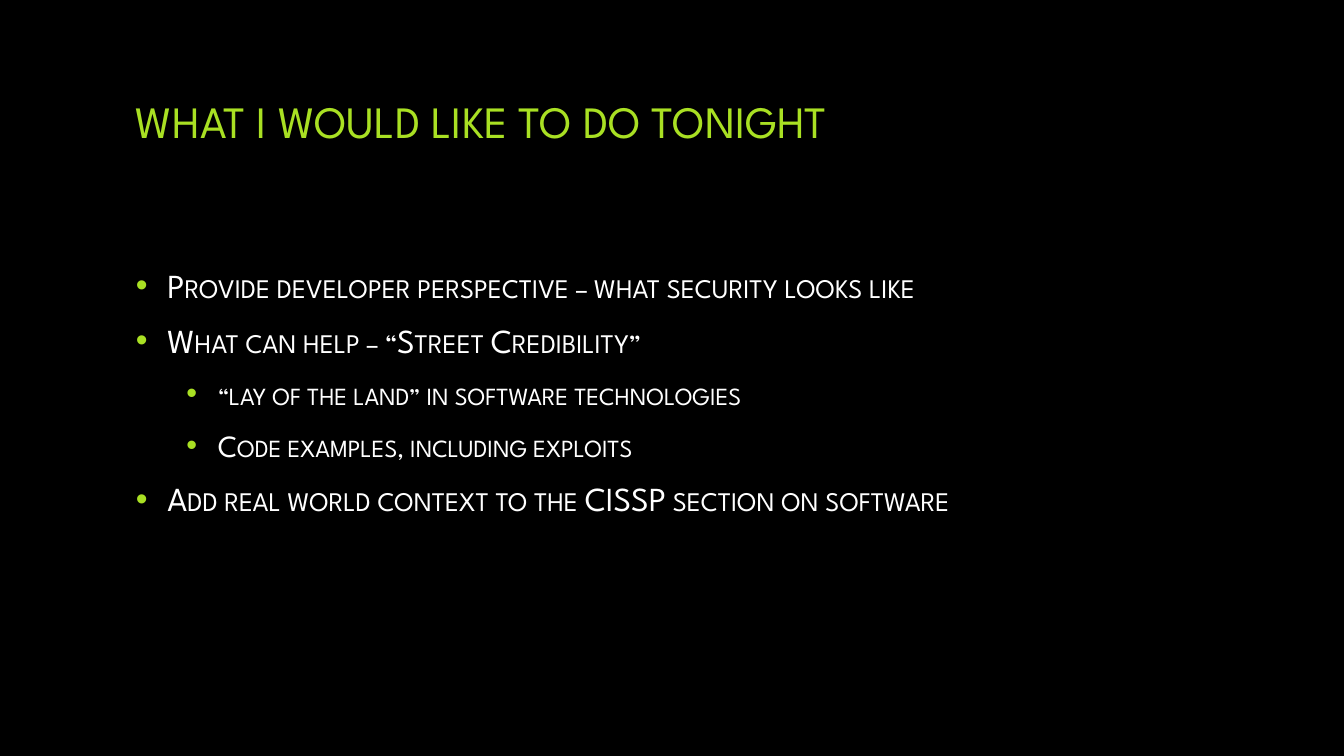
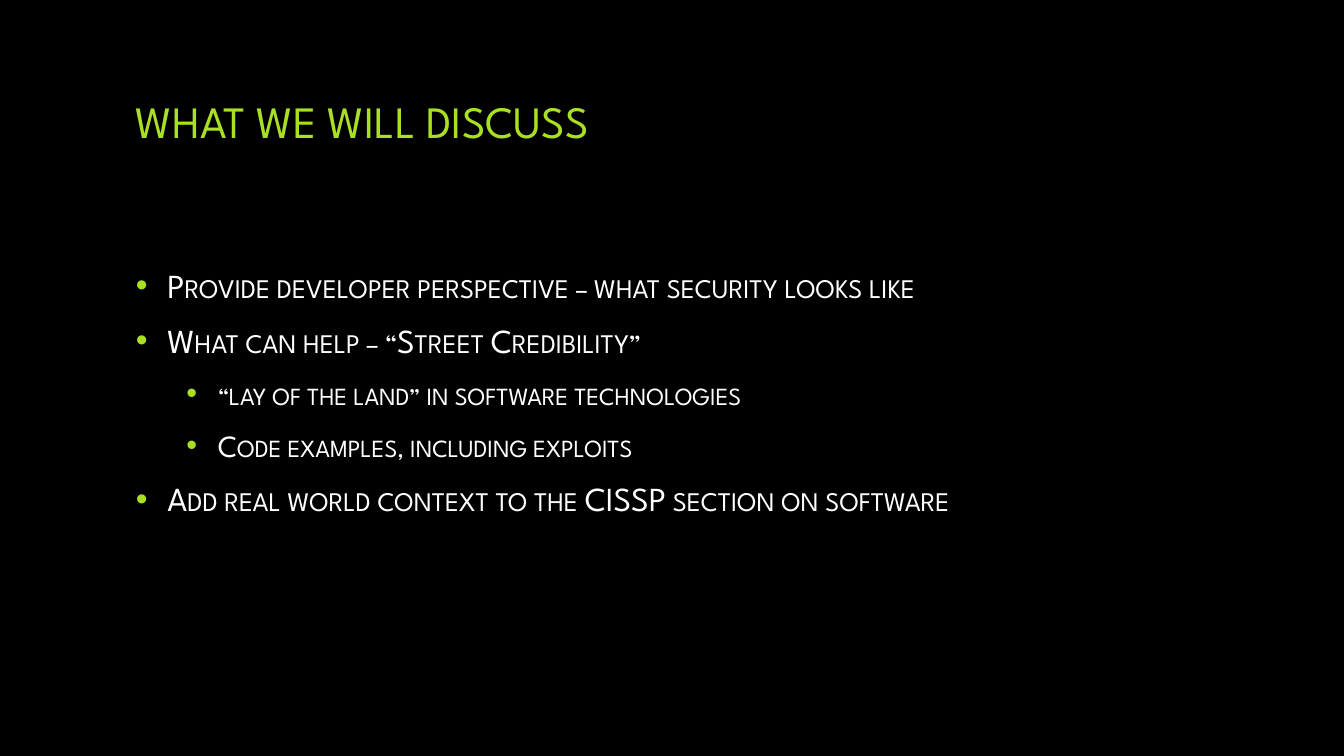
Before and after one commit to jjdm/cissp-software, a slide deck: slide 2 of docs/Software Development - CISSP.pptx. Drawn at 1344x756 pixels with LibreOffice and Linux fonts; fonts in the diff are those of the drawing; background and template pictures are left out. Boxes give left, top, right and bottom in pixels: in the first picture for what was removed or moved away, otherwise in the second. Text is boxed around its words. In the diff, an @@ line names an element or a change of style, - is before the commit and + after.

Commit message:
Presentation update

```diff
--- a/docs/Software Development - CISSP.pptx
+++ b/docs/Software Development - CISSP.pptx
@@ title at [136, 108, 588, 139]: text changed @@
-WHAT I WOULD LIKE TO DO TONIGHT
+WHAT WE WILL DISCUSS
```
Also in this commit, not shown: 2 other slides changed.
